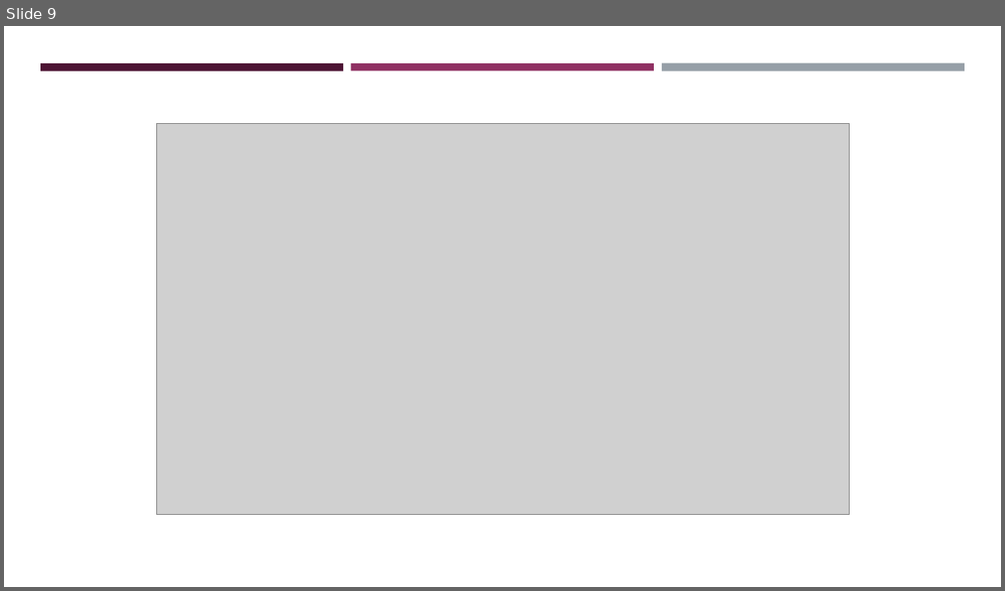
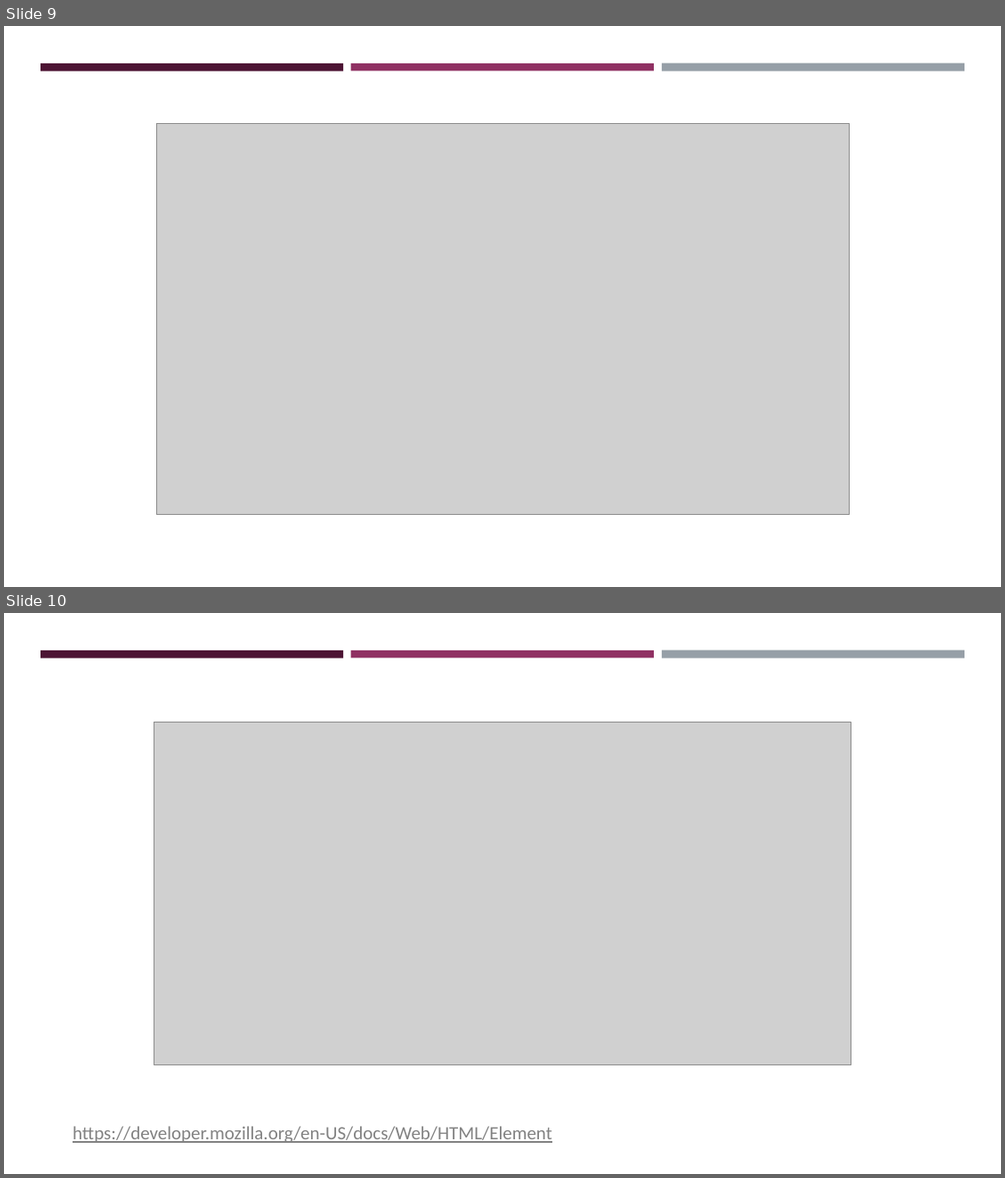
Before and after one commit to Ghost0396/iot, a slide deck: web_development/lecture.pptm. Shown one above the other, each under a label of ours: slide 9 before the commit, slides 9 and 10 after it. The pictures are 1005x591 and 1005x1178 pixels, drawn with LibreOffice and Linux fonts; fonts in the diff are those of the drawing; grey boxes stand for pictures. Boxes give left, top, right and bottom in pixels: in the first picture for what was removed or moved away, otherwise in the second. Text is boxed around its words. In the diff, an @@ line names an element or a change of style, - is before the commit and + after.

```diff
--- a/web_development/lecture.pptm
+++ b/web_development/lecture.pptm
@@ slide 10 added at (x1=4, y1=613, x2=1001, y2=1174), background #FFFFFF; not listed: 3 template elements that a slide beside it also shows @@
@@ picture added at (x1=154, y1=722, x2=850, y2=1064) @@
@@ text added at (x1=73, y1=1126, x2=552, y2=1143), 18 pt, text #828282, underline @@
+https://developer.mozilla.org/en-US/docs/Web/HTML/Element
```
Also in this commit, not shown: 2 slides changed, 2 other slides added, 2 slides removed, 2 other files.
